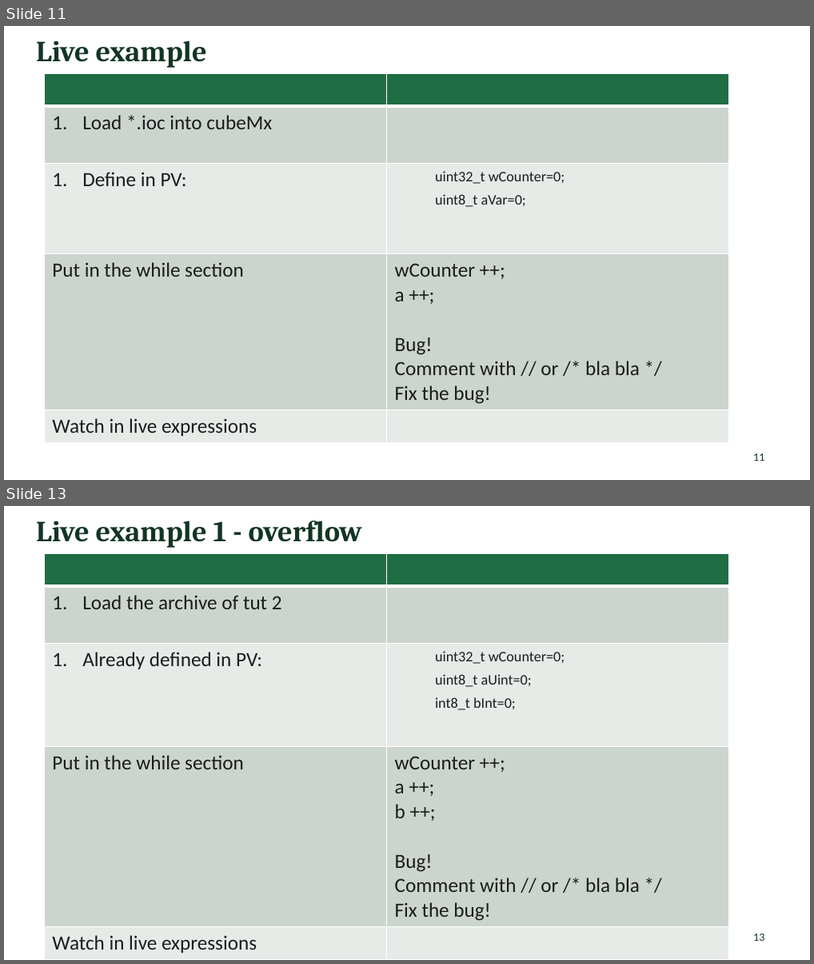
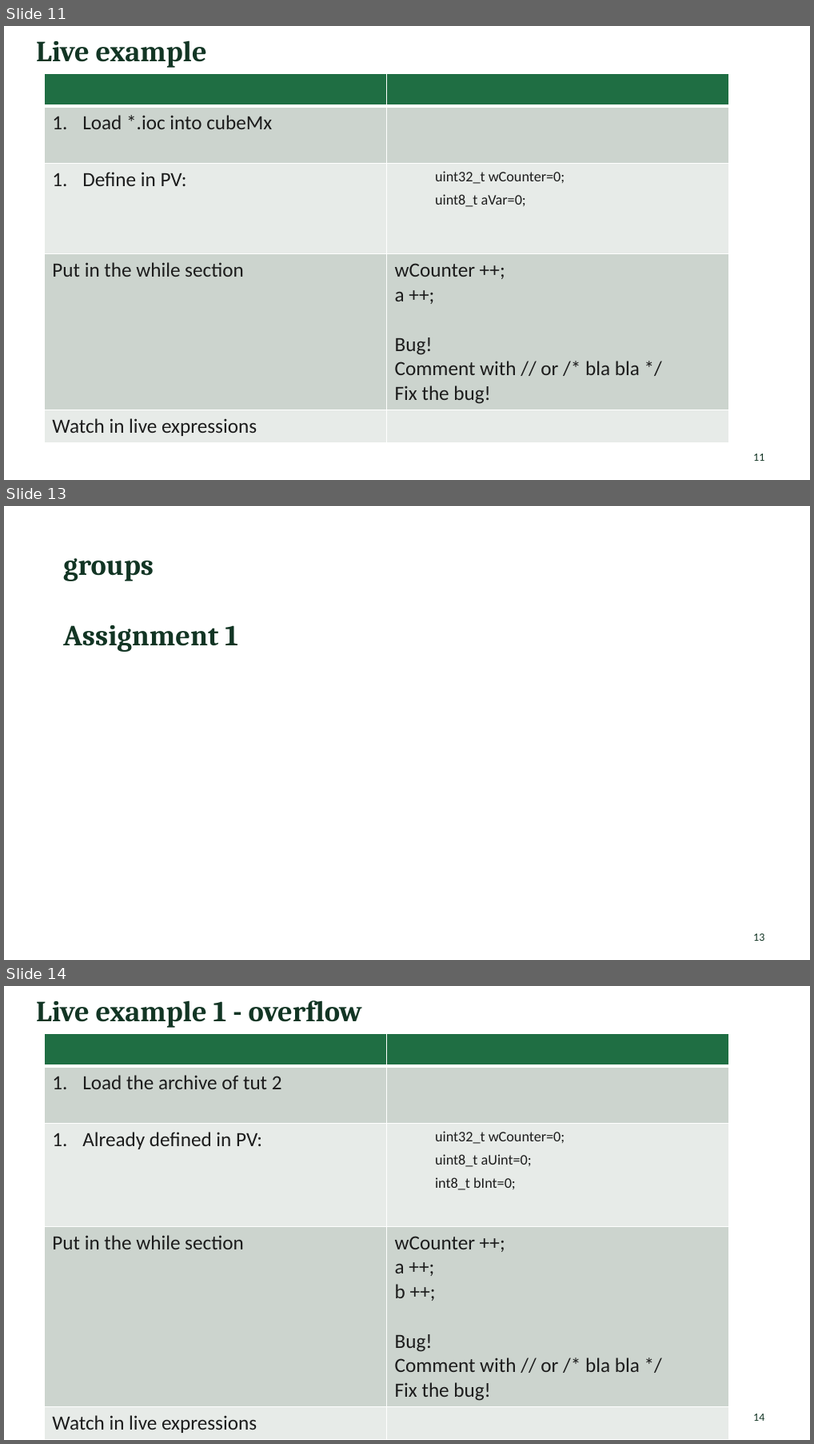
Before and after one commit to Yohai-ack/MP, a slide deck: tutorials/MP_tutorials_2026.pptx. Shown one above the other, each under a label of ours: slides 11 and 13 before the commit, slides 11, 13 and 14 after it; the slides between them are not shown. The pictures are 814x964 and 814x1444 pixels, drawn with LibreOffice and Linux fonts; fonts in the diff are those of the drawing. Boxes give left, top, right and bottom in pixels: in the first picture for what was removed or moved away, otherwise in the second. Text is boxed around its words. In the diff, an @@ line names an element or a change of style, - is before the commit and + after.

```diff
--- a/tutorials/MP_tutorials_2026.pptx
+++ b/tutorials/MP_tutorials_2026.pptx
@@ slide 13 added at <box>4,506,810,960</box>, background #FFFFFF @@
@@ title added at <box>63,558,238,652</box>, 26 pt, text #123524, bold @@
+groups
+Assignment 1
@@ page number added at <box>754,933,765,940</box>, 10 pt, text #123524 @@
+13
@@ what was slide 13 is now slide 14 @@
@@ page number at <box>754,1413,765,1420</box>: text changed @@
-13
+14
```
Also in this commit, not shown: 2 slides changed, 19 other files.
